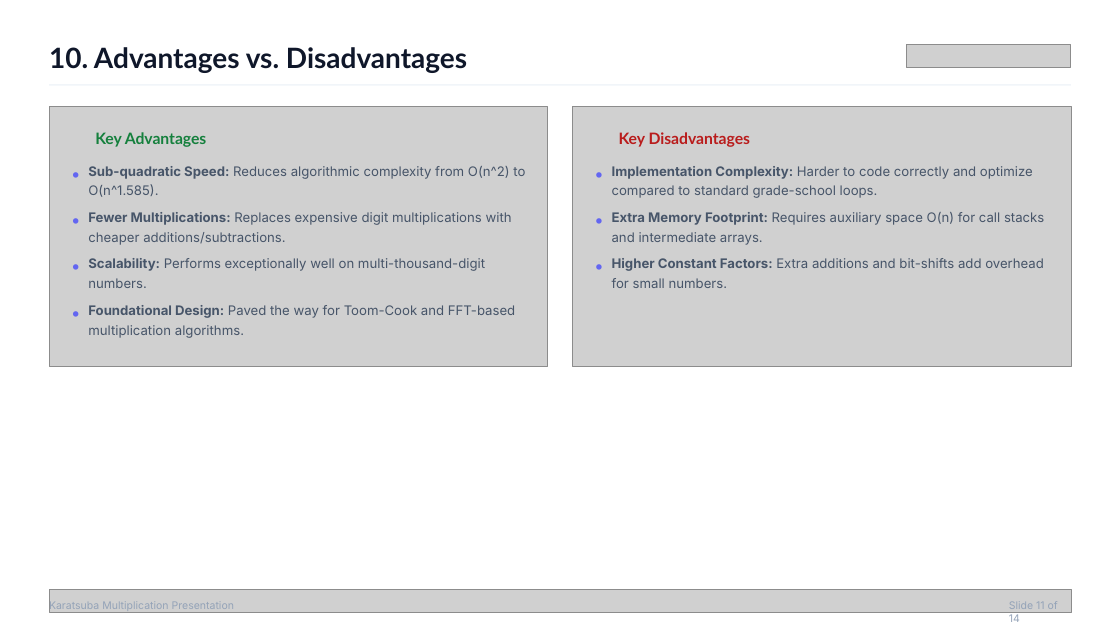
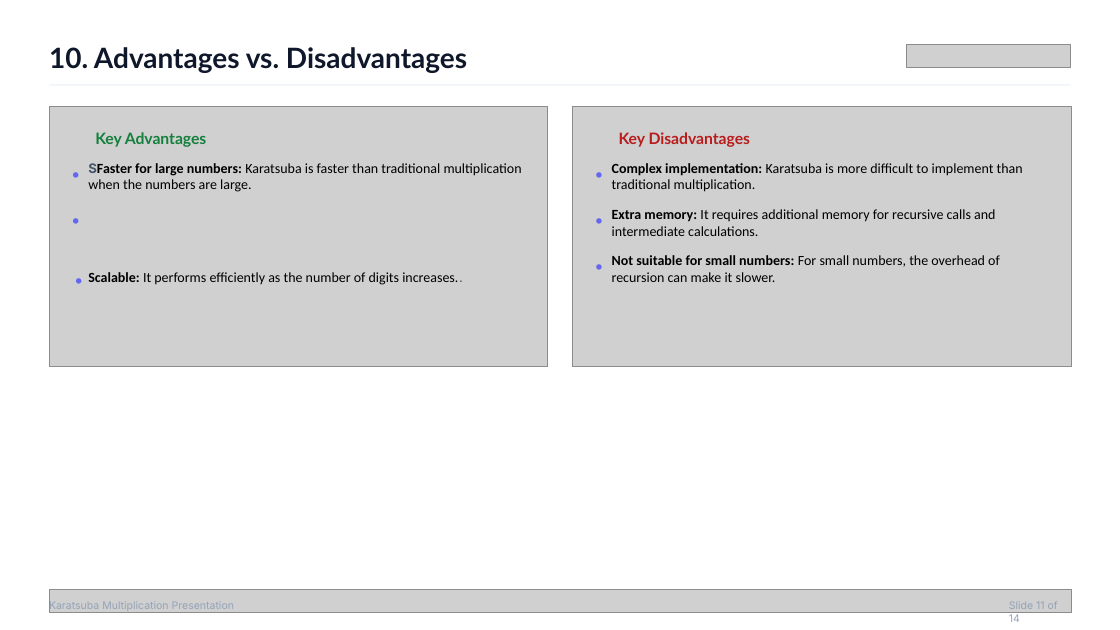
Before and after one commit to Sukdebrmondal/4th_Year_7th_Semester, a slide deck: slide 10 of Major 2/Karatsuba Multiplication Algorithm final.pptx. Drawn at 1120x630 pixels with LibreOffice and Linux fonts; fonts in the diff are those of the drawing; grey boxes stand for pictures; background and template pictures are left out. Boxes give left, top, right and bottom in pixels: in the first picture for what was removed or moved away, otherwise in the second. Text is boxed around its words. In the diff, an @@ line names an element or a change of style, - is before the commit and + after.

Commit message:
Karatsuba Multiplication Algorithm

```diff
--- a/Major 2/Karatsuba Multiplication Algorithm final.pptx
+++ b/Major 2/Karatsuba Multiplication Algorithm final.pptx
@@ text at (x1=88, y1=163, x2=522, y2=192): text changed; size 11.2 to 12 pt; font Inter to Calibri; text colour #475569 to #000000 @@
-Sub-quadratic Speed: Reduces algorithmic complexity from O(n^2) to O(n^1.585).
+SFaster for large numbers: Karatsuba is faster than traditional multiplication when the numbers are large.
@@ text at (x1=612, y1=163, x2=1023, y2=192): text changed; size 11.2 to 12 pt; font Inter to Calibri; text colour #475569 to #000000 @@
-Implementation Complexity: Harder to code correctly and optimize compared to standard grade-school loops.
+Complex implementation: Karatsuba is more difficult to implement than traditional multiplication.
@@ picture added at (x1=88, y1=206, x2=526, y2=263) @@
@@ text at (x1=612, y1=209, x2=995, y2=236): text changed; size 11.2 to 12 pt; font Inter to Calibri; text colour #475569 to #000000 @@
-Extra Memory Footprint: Requires auxiliary space O(n) for call stacks and intermediate arrays.
+Extra memory: It requires additional memory for recursive calls and intermediate calculations.
@@ text removed at (x1=88, y1=212, x2=512, y2=245) @@
-Fewer Multiplications: Replaces expensive digit multiplications with cheaper additions/subtractions.
@@ text "•" moved from (x1=71, y1=250, x2=80, y2=276) to (x1=74, y1=264, x2=83, y2=290) @@
@@ text at (x1=612, y1=255, x2=1000, y2=282): text changed; size 11.2 to 12 pt; font Inter to Calibri; text colour #475569 to #000000 @@
-Higher Constant Factors: Extra additions and bit-shifts add overhead for small numbers.
+Not suitable for small numbers: For small numbers, the overhead of recursion can make it slower.
@@ text removed at (x1=71, y1=297, x2=80, y2=323) @@
-•
@@ text at (x1=88, y1=272, x2=458, y2=285): text changed; size 11.2 to 12 pt; font Inter to Calibri; text colour #475569 to #000000 @@
-Scalability: Performs exceptionally well on multi-thousand-digit numbers.
+Scalable: It performs efficiently as the number of digits increases..
@@ text removed at (x1=88, y1=305, x2=515, y2=338) @@
-Foundational Design: Paved the way for Toom-Cook and FFT-based multiplication algorithms.
```
Also in this commit, not shown: 5 other slides changed, 1 slide removed, 2 other files.
